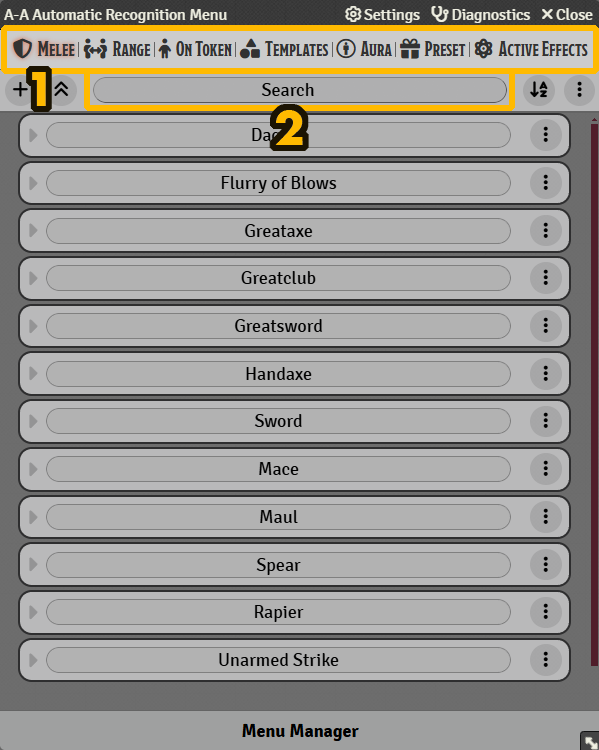
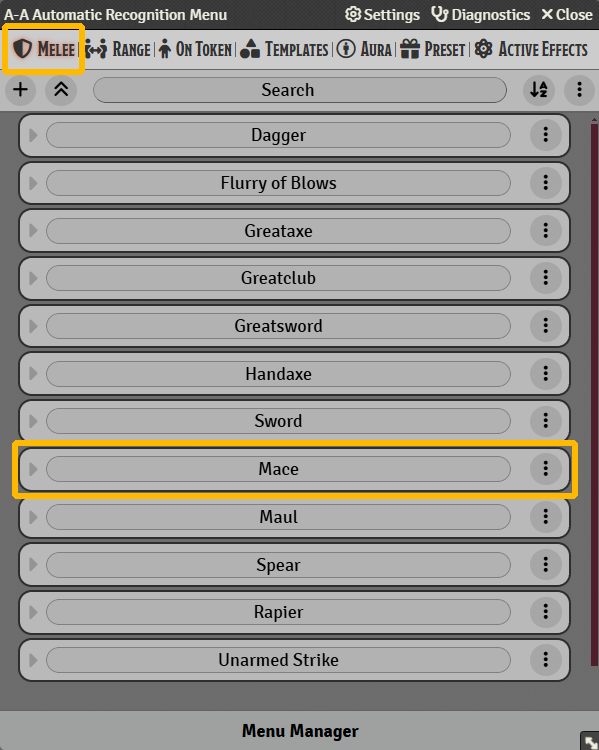
Revision of a layered 599 × 750 image; what changed, layer by layer:
added group "Melee" with 2 layers above "Explore" over 2, 23, 578, 499
added layer "Layer 11" in group "Melee" over 12, 440, 578, 499
added layer "Layer 10" in group "Melee" over 2, 23, 85, 75
hid group "Search" (6 layers) over 1, 25, 599, 151
